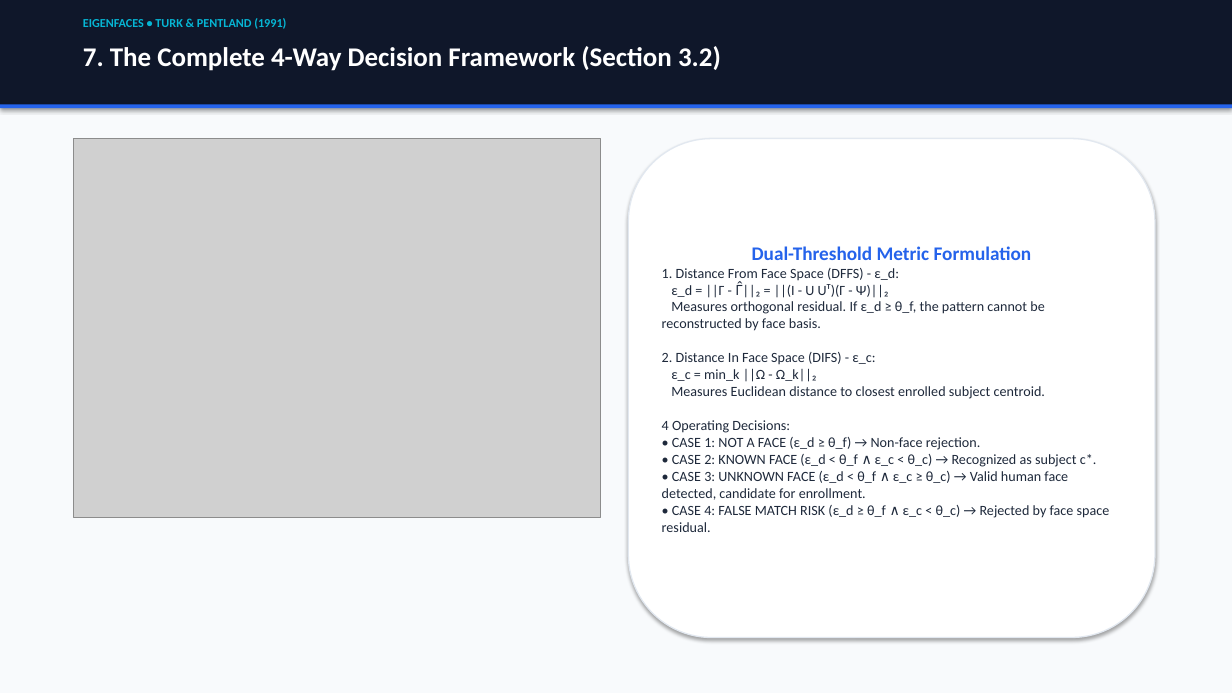
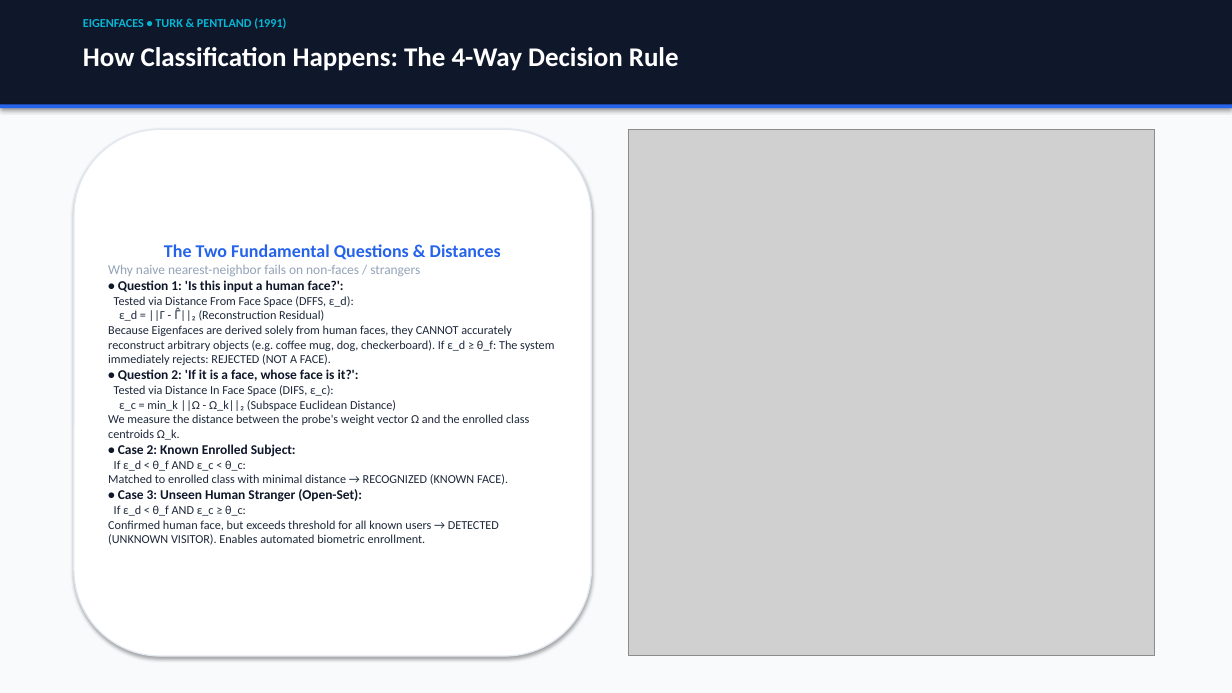
Before and after one commit to shashank-emty/Eigen-faces, a slide deck: slide 8 of EigenFaces_Presentation.pptx. Drawn at 1232x693 pixels with LibreOffice and Linux fonts; fonts in the diff are those of the drawing; grey boxes stand for pictures. Boxes give left, top, right and bottom in pixels: in the first picture for what was removed or moved away, otherwise in the second. Text is boxed around its words. In the diff, an @@ line names an element or a change of style, - is before the commit and + after.

```diff
--- a/EigenFaces_Presentation.pptx
+++ b/EigenFaces_Presentation.pptx
@@ text at <box>83,47,679,71</box>: text changed @@
-7. The Complete 4-Way Decision Framework (Section 3.2)
+How Classification Happens: The 4-Way Decision Rule
@@ picture removed at <box>74,139,601,518</box> @@
@@ rounded rectangle added at <box>74,129,592,656</box>, fill #FFFFFF, outline #E2E8F0 1 pt, 9.5 pt, text #1E293B @@
+The Two Fundamental Questions & Distances
+Why naive nearest-neighbor fails on non-faces / strangers
+• Question 1: 'Is this input a human face?':
+Tested via Distance From Face Space (DFFS, ε_d):
+ε_d = ||Γ - Γ̂||₂ (Reconstruction Residual)
+Because Eigenfaces are derived solely from human faces, they CANNOT accurately reconstruct arbitrary objects (e.g. coffee mug, dog, checkerboard). If ε_d ≥ θ_f: The system immediately rejects: REJECTED (NOT A FACE).
+• Question 2: 'If it is a face, whose face is it?':
+Tested via Distance In Face Space (DIFS, ε_c):
+ε_c = min_k ||Ω - Ω_k||₂ (Subspace Euclidean Distance)
+We measure the distance between the probe's weight vector Ω and the enrolled class centroids Ω_k.
+• Case 2: Known Enrolled Subject:
+If ε_d < θ_f AND ε_c < θ_c:
+Matched to enrolled class with minimal distance → RECOGNIZED (KNOWN FACE).
+• Case 3: Unseen Human Stranger (Open-Set):
+If ε_d < θ_f AND ε_c ≥ θ_c:
+Confirmed human face, but exceeds threshold for all known users → DETECTED (UNKNOWN VISITOR). Enables automated biometric enrollment.
@@ rounded rectangle removed at <box>628,139,1155,638</box> @@
-Dual-Threshold Metric Formulation
-1. Distance From Face Space (DFFS) - ε_d:
-ε_d = ||Γ - Γ̂||₂ = ||(I - U Uᵀ)(Γ - Ψ)||₂
-Measures orthogonal residual. If ε_d ≥ θ_f, the pattern cannot be reconstructed by face basis.
-2. Distance In Face Space (DIFS) - ε_c:
-ε_c = min_k ||Ω - Ω_k||₂
-Measures Euclidean distance to closest enrolled subject centroid.
-4 Operating Decisions:
-• CASE 1: NOT A FACE (ε_d ≥ θ_f) → Non-face rejection.
-• CASE 2: KNOWN FACE (ε_d < θ_f ∧ ε_c < θ_c) → Recognized as subject c*.
-• CASE 3: UNKNOWN FACE (ε_d < θ_f ∧ ε_c ≥ θ_c) → Valid human face detected, candidate for enrollment.
-• CASE 4: FALSE MATCH RISK (ε_d ≥ θ_f ∧ ε_c < θ_c) → Rejected by face space residual.
@@ picture added at <box>628,129,1155,656</box> @@
```
Also in this commit, not shown: 5 other slides changed, 7 slides added, 7 slides removed, 13 other files.
